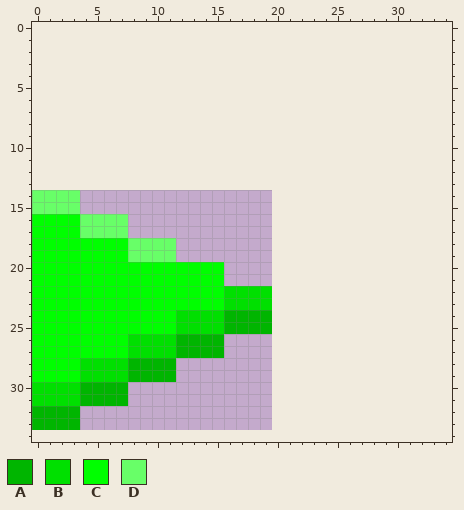
A pixel-art sprite gets an edit: res/active.png. The picture above is the old version.
The file is 20x20 pixels. The old version is drawn lined up with the new one, on the new canvas.
Palette (. is transparent): A #00b500  B #00e000  C #00ff00  D #68ff68
Pixels before, first column x 0:
14 DDDD................
15 DDDD................
16 CCCCDDDD............
17 CCCCDDDD............
18 CCCCCCCCDDDD........
19 CCCCCCCCDDDD........
20 CCCCCCCCCCCCCCCC....
21 CCCCCCCCCCCCCCCC....
22 CCCCCCCCCCCCCCCCBBBB
23 CCCCCCCCCCCCCCCCBBBB
24 CCCCCCCCCCCCBBBBAAAA
25 CCCCCCCCCCCCBBBBAAAA
26 CCCCCCCCBBBBAAAA....
27 CCCCCCCCBBBBAAAA....
28 CCCCBBBBAAAA........
29 CCCCBBBBAAAA........
30 BBBBAAAA............
31 BBBBAAAA............
32 AAAA................
33 AAAA................
After the commit:
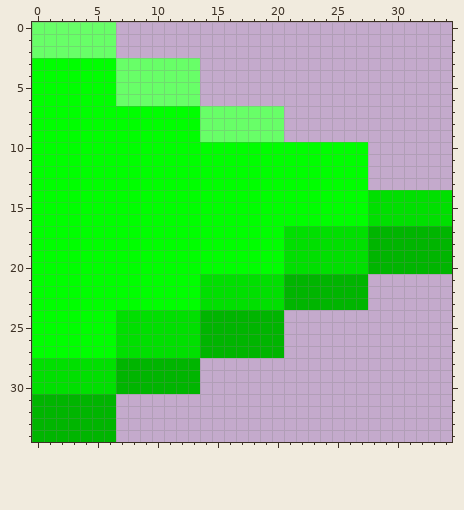
From old to new:
canvas 20x20 -> 35x35, the old top-left corner now at 0,14
Changed rows in their new state; - is an unchanged pixel.
first column x 0:
 0 DDDDDDD----------------------------
 1 DDDDDDD----------------------------
 2 DDDDDDD----------------------------
 3 CCCCCCCDDDDDDD---------------------
 4 CCCCCCCDDDDDDD---------------------
 5 CCCCCCCDDDDDDD---------------------
 6 CCCCCCCDDDDDDD---------------------
 7 CCCCCCCCCCCCCCDDDDDDD--------------
 8 CCCCCCCCCCCCCCDDDDDDD--------------
 9 CCCCCCCCCCCCCCDDDDDDD--------------
10 CCCCCCCCCCCCCCCCCCCCCCCCCCCC-------
11 CCCCCCCCCCCCCCCCCCCCCCCCCCCC-------
12 CCCCCCCCCCCCCCCCCCCCCCCCCCCC-------
13 CCCCCCCCCCCCCCCCCCCCCCCCCCCC-------
14 CCCCCCCCCCCCCCCCCCCCCCCCCCCCBBBBBBB
15 CCCCCCCCCCCCCCCCCCCCCCCCCCCCBBBBBBB
16 ----CCCCCCCCCCCCCCCCCCCCCCCCBBBBBBB
17 ----CCCCCCCCCCCCCCCCCBBBBBBBAAAAAAA
18 --------CCCCCCCCCCCCCBBBBBBBAAAAAAA
19 --------CCCCCCCCCCCCCBBBBBBBAAAAAAA
20 ----------------CCCCCBBBBBBBAAAAAAA
21 --------------BBBBBBBAAAAAAA-------
22 --------------BB----BAAAAAAA-------
23 --------------BB----BAAAAAAA-------
24 -------BBBBB--AA----A--------------
25 -------BBBBB--AA----A--------------
26 -------B----BB--AAAAA--------------
27 -------B----BB--AAAAA--------------
28 BBBB---A----AA---------------------
29 BBBB---A----AA---------------------
30 ----BBB-AAAAAA---------------------
31 AAAA---.---------------------------
32 ----AAA----------------------------
33 ----AAA----------------------------
34 AAAAAAA----------------------------
